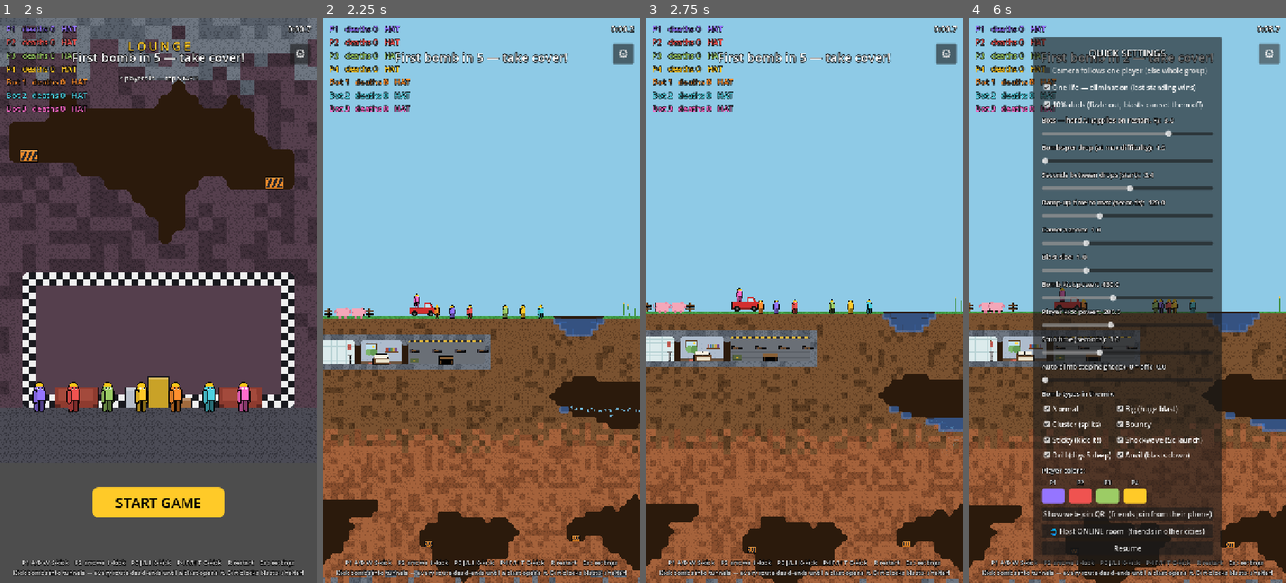
Above: before the commit, frames 1-4 (left to right).
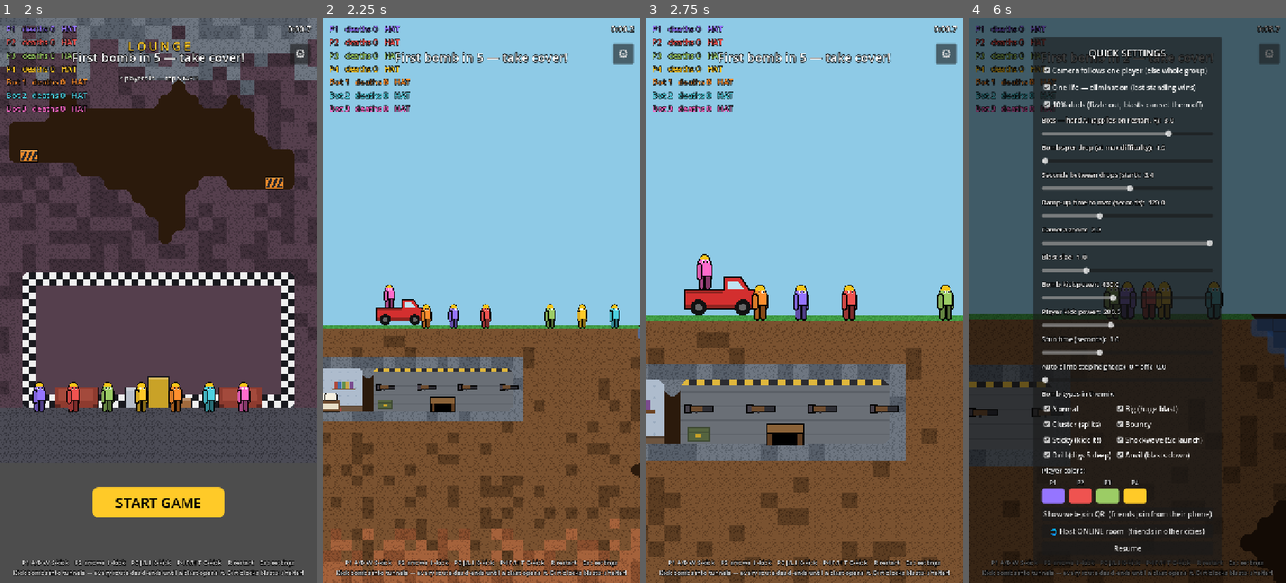
Above: after the commit, the same moments.

Repository: uchy4/dummy
Game: Godot game, scene res://scenes/menu.tscn
Same seed, same stepped clock (60 frames per second), same inputs: the game is played once before the commit and once after it.
Inputs (mouse positions are in pixels of both pictures, inside the frame that each line leads up to):
- Up to frame 1 (2 s): click (126, 323) at 0.52 s; type "12" at 0.6 s; click "HOST GAME" at 1.25 s
- Up to frame 2 (2.25 s): click "START GAME" at 2 s
- Up to frame 3 (2.75 s): no input
- Up to frame 4 (6 s): tap Enter (ui_accept) at 2.75 s; move the mouse to (1197, 272) at 2.77 s; hold D (p1_right) 2.78-3.5 s; hold S (p1_kick) 2.78-3.5 s; click (1197, 272) at 2.92 s; tap W (p1_jump) at 3.02, 3.32 s; drag from (1064, 328) to (1073, 554) at 3.52 s; move the mouse to (1159, 176) at 4.27 s; hold A (p1_left) 4.28-5 s; tap L at 4.35 s; click (1159, 176) at 4.42 s; drag from (1111, 413) to (1228, 543) at 5.02 s; click "⚙" at 5.75 s

Frame 1 is identical in both runs. In frame 2, 34% of the frame differs, in the area x 0-100%, y 47-100%; in frame 3, 39%; in frame 4, 79%, in the area x 0-100%, y 0-100%.

Commit message:
Default single-character follow + 2.2x zoom; settings modal renders above all buttons
- Settings default: camera_follow = true (focus one character) and
  zoom_scale = 2.2.
- The settings panel moves onto its own CanvasLayer (layer 50, above
  the HUD's 10) with a full-screen dimming scrim that also blocks
  touches to the START and jump/kick buttons behind it — so the modal
  is always on top instead of peeking out underneath them.

Co-Authored-By: Claude Opus 4.8 <noreply@anthropic.com>
Claude-Session: https://claude.ai/code/session_01QSJudmCHT44WHN37u3ZpBk

Diff:
--- a/bomb-shelter/scripts/hud.gd
+++ b/bomb-shelter/scripts/hud.gd
@@ -16,6 +16,7 @@
 var _win_title: Label
 var _win_sub: Label
 var _settings: PanelContainer
+var _modal_layer: CanvasLayer
 var _qr_overlay: Control
 var _qr_texture: TextureRect
 var _qr_url: Label
@@ -162,7 +163,7 @@
 
 
 func show_settings(open: bool) -> void:
-	_settings.visible = open
+	_modal_layer.visible = open
 
 
 # The Quick Settings panel: live gameplay tuning while the game is paused.
@@ -202,12 +203,25 @@
 
 
 func _build_settings_panel() -> void:
+	# Its own CanvasLayer ABOVE the HUD layer, so the modal always covers
+	# the touch pads, the START button and everything else.
+	_modal_layer = CanvasLayer.new()
+	_modal_layer.layer = 50
+	_modal_layer.visible = false
+	add_child(_modal_layer)
+	# Full-screen scrim: dims the game and eats touches meant for the
+	# buttons hiding behind the panel.
+	var scrim := ColorRect.new()
+	scrim.color = Color(0, 0, 0, 0.55)
+	scrim.set_anchors_preset(Control.PRESET_FULL_RECT)
+	scrim.mouse_filter = Control.MOUSE_FILTER_STOP
+	_modal_layer.add_child(scrim)
+
 	_settings = PanelContainer.new()
 	_settings.set_anchors_preset(Control.PRESET_CENTER)
 	_settings.grow_horizontal = Control.GROW_DIRECTION_BOTH
 	_settings.grow_vertical = Control.GROW_DIRECTION_BOTH
-	_settings.visible = false
-	add_child(_settings)
+	_modal_layer.add_child(_settings)
 
 	var margin := MarginContainer.new()
 	for side in ["margin_left", "margin_right", "margin_top", "margin_bottom"]:
--- a/bomb-shelter/scripts/settings.gd
+++ b/bomb-shelter/scripts/settings.gd
@@ -16,11 +16,11 @@
 
 ## Camera zoom multiplier — higher zooms in toward the character. Applies
 ## live to the local camera and streams to web viewers.
-static var zoom_scale := 1.0
+static var zoom_scale := 2.2
 
 ## Camera framing: false frames the whole group (default), true follows a
 ## single player (parity with the web view).
-static var camera_follow := false
+static var camera_follow := true
 
 ## Hard AI opponents, spawned at match start (change applies on restart).
 static var bot_count := 3
